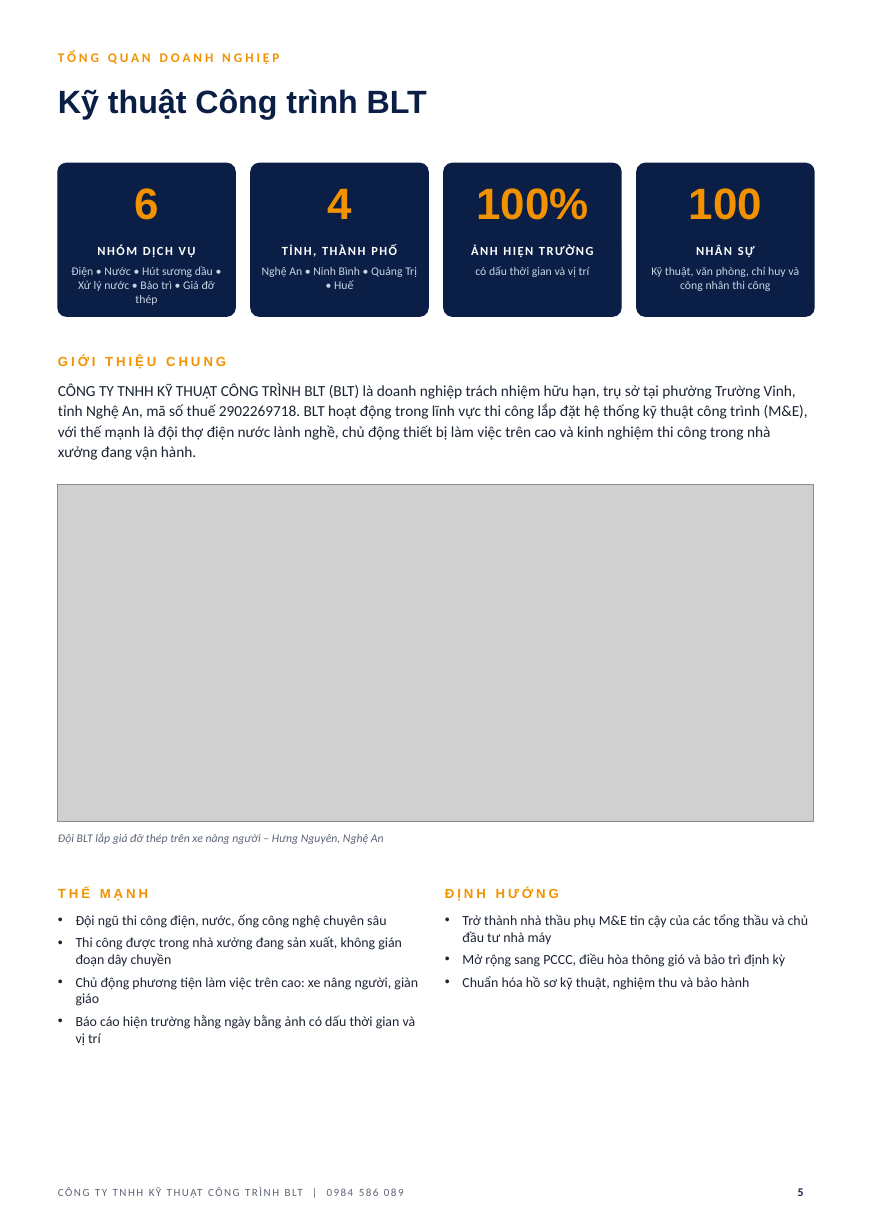
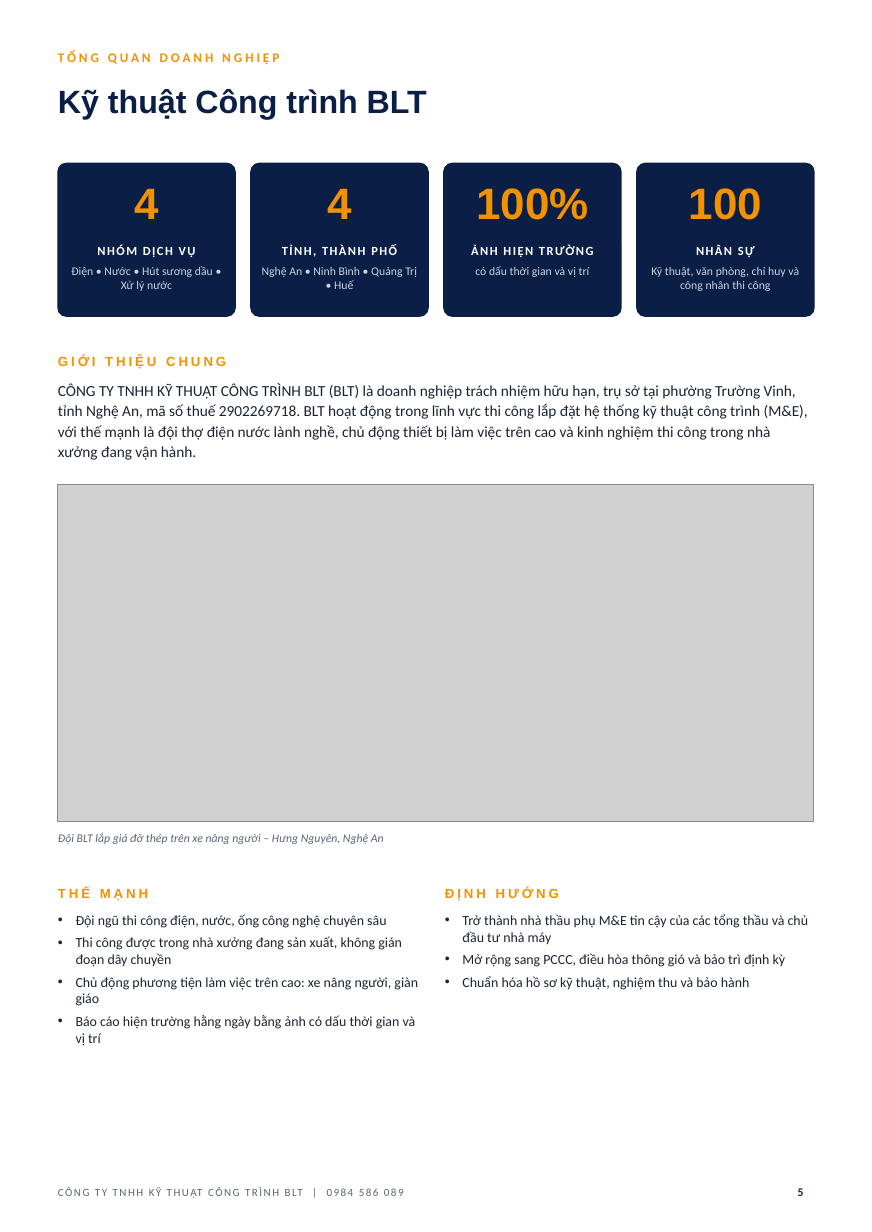
Before and after one commit to haquyenkl2-sys/C-NG-TY-CP-TH-NG-M-I-T-NG-H-P-MINH-PH-T, a slide deck: slide 5 of ho-so-nang-luc-BLT/HO_SO_NANG_LUC_BLT.pptx. Drawn at 872x1232 pixels with LibreOffice and Linux fonts; fonts in the diff are those of the drawing; grey boxes stand for pictures; background and template pictures are left out. Boxes give left, top, right and bottom in pixels: in the first picture for what was removed or moved away, otherwise in the second. Text is boxed around its words. In the diff, an @@ line names an element or a change of style, - is before the commit and + after.

```diff
--- a/ho-so-nang-luc-BLT/HO_SO_NANG_LUC_BLT.pptx
+++ b/ho-so-nang-luc-BLT/HO_SO_NANG_LUC_BLT.pptx
@@ text at <box>134,188,158,219</box>: text changed @@
-6
+4
@@ text at <box>71,266,213,291</box>: text changed @@
-Điện • Nước • Hút sương dầu • Xử lý nước • Bảo trì • Giá đỡ thép
+Điện • Nước • Hút sương dầu • Xử lý nước
```
Also in this commit, not shown: 2 other files.
